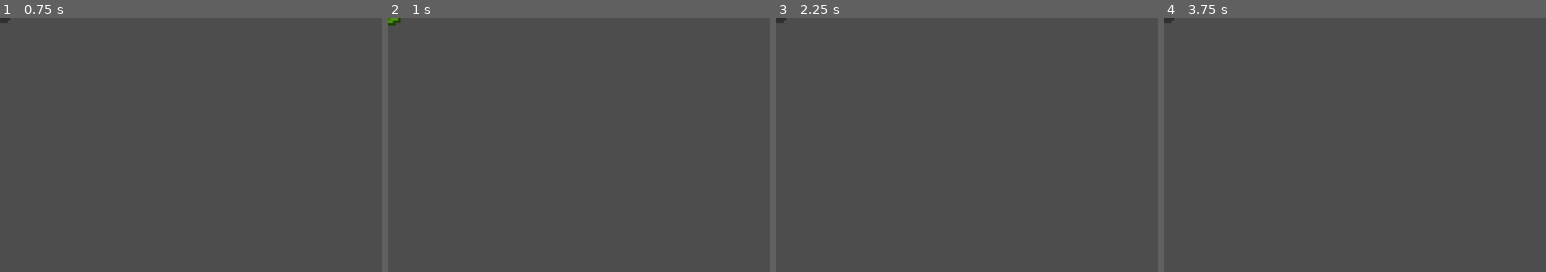
Above: before the commit, frames 1-4 (left to right).
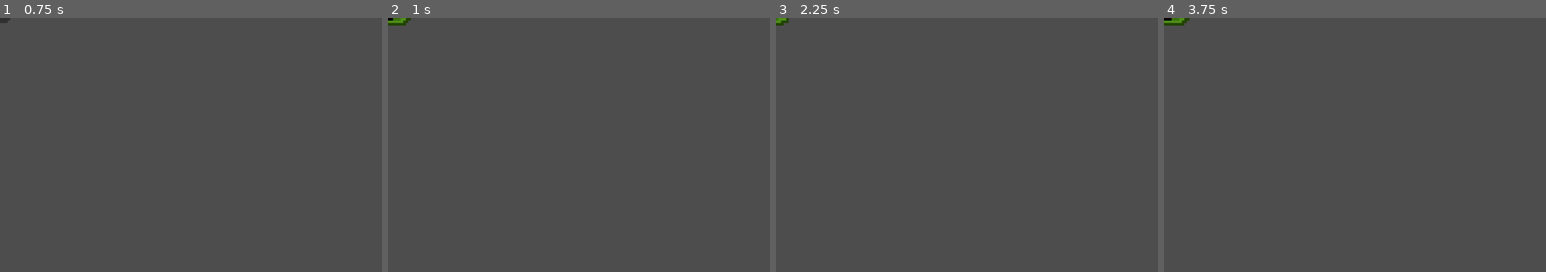
Above: after the commit, the same moments.

Repository: skyegrey/youtube-game
Game: Godot game, scene res://Scenes/slime_boss.tscn
Two runs of this game, one before a commit and one after it. Both use one fixed random seed, a clock stepped at 60 frames per second and the inputs below. This scene is started directly instead of the project's main scene.
Inputs (mouse positions are % of the whole screen's width and height, from its top left):
- Up to frame 1 (0.75 s): tap Enter at 0.5 s; move the mouse to (72, 45) at 0.52 s; hold Right (ui_right) from 0.53 s (still down); click (72, 45) at 0.67 s
- Up to frame 2 (1 s): keep holding Right (ui_right)
- Up to frame 3 (2.25 s): release Right (ui_right) at 1.25 s; tap Space at 1.25 s; drag from (30, 55) to (45, 70) at 1.27 s; tap Enter at 2 s; move the mouse to (60, 28) at 2.02 s; hold Right (ui_right) from 2.03 s (still down)
- Up to frame 4 (3.75 s): release Right (ui_right) at 2.75 s; tap Space at 2.75 s; drag from (45, 70) to (20, 35) at 2.77 s; tap Enter at 3.5 s; move the mouse to (80, 65) at 3.52 s; hold Left (ui_left) from 3.53 s (still down)
The pictures show only the part of the screen within x 0-50%, y 0-50%; the shares and areas given below are measured in that part.

Frame 1 is identical in both runs. In frame 2, 0.1% of the frame differs, in the area x 0-6%, y 0-4%; in frame 3, less than 0.1%; in frame 4, 0.2%, in the area x 0-7%, y 0-4%.
Error in both runs: Invalid access to property or key 'position' on a base object of type 'Nil'. (res://Scripts/slime_boss.gd:56)

Commit message:
Updated stun animation to include back to idle frame. Adjusted framerate.

Diff:
--- a/godot/Scenes/main.tscn
+++ b/godot/Scenes/main.tscn
@@ -323,7 +323,7 @@
 [node name="BossName" type="RichTextLabel" parent="UILayer/UI/BossInfoControl/VBoxContainer"]
 layout_mode = 2
 bbcode_enabled = true
-text = "[center]Boss Slime"
+text = "[center]King Slime"
 fit_content = true
 
 [node name="HPBar" type="ProgressBar" parent="UILayer/UI/BossInfoControl/VBoxContainer"]
--- a/godot/Scenes/slime_boss.tscn
+++ b/godot/Scenes/slime_boss.tscn
@@ -64,6 +64,10 @@
 atlas = ExtResource("3_i21p6")
 region = Rect2(384, 0, 32, 64)
 
+[sub_resource type="AtlasTexture" id="AtlasTexture_oq4ak"]
+atlas = ExtResource("3_i21p6")
+region = Rect2(416, 0, 32, 64)
+
 [sub_resource type="SpriteFrames" id="SpriteFrames_h1bgf"]
 animations = [{
 "frames": [{
@@ -75,7 +79,7 @@
 }],
 "loop": true,
 "name": &"idle",
-"speed": 5.0
+"speed": 10.0
 }, {
 "frames": [{
 "duration": 1.0,
@@ -107,7 +111,7 @@
 }],
 "loop": true,
 "name": &"moving",
-"speed": 9.0
+"speed": 10.0
 }, {
 "frames": [{
 "duration": 1.0,
@@ -121,10 +125,13 @@
 }, {
 "duration": 1.0,
 "texture": SubResource("AtlasTexture_hpc6h")
+}, {
+"duration": 1.0,
+"texture": SubResource("AtlasTexture_oq4ak")
 }],
 "loop": false,
 "name": &"stuned",
-"speed": 9.0
+"speed": 10.0
 }]
 
 [node name="SlimeBoss" type="Node2D"]
@@ -134,7 +141,7 @@
 [node name="AnimatedSprite2D" type="AnimatedSprite2D" parent="."]
 scale = Vector2(4, 4)
 sprite_frames = SubResource("SpriteFrames_h1bgf")
-animation = &"moving"
+animation = &"idle"
 autoplay = "idle"
 offset = Vector2(0, -19)
 metadata/_edit_lock_ = true
Binary file changed: godot/Assets/SlimeBoss/sprite-sheet-full.png
Not shown: 1 places in godot/Scenes/slime_boss.tscn that only renumber resources
